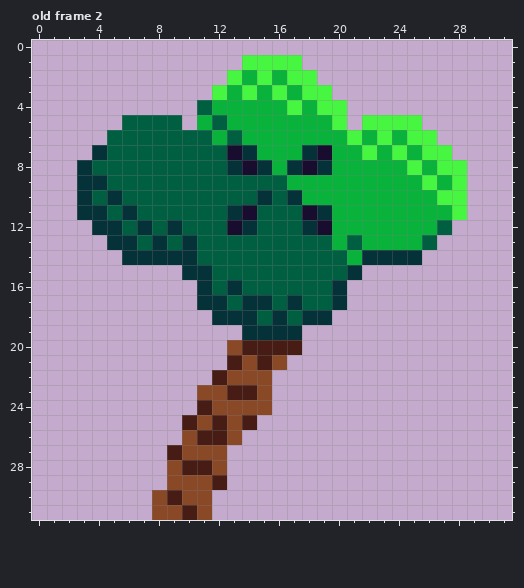
Two versions of one pixel-art file, MiniJam56Sky/Assets/Sprites/Environment/Tree.aseprite. That is the earlier state.
32x32 pixels, 2 frames. Shown: old frame 2.
The result:
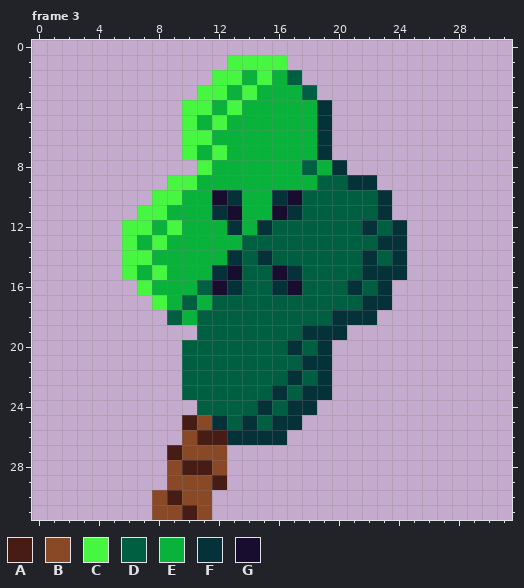
Palette (. is transparent): A #461c14  B #8a4926  C #47f641  D #005f41  E #08b23b  F #053239  G #180d2f
A new or re-ordered frame is compared with the old frame closest to it.
Change:
frames 2 -> 3
Changed rows in their new state; - is an unchanged pixel.
Frame 3 is new; against old frame 2, layer "Leaves":
first column x 3:
 1 ----------C---.-----------
 2 ---------C----D.----------
 3 --------C----E-D.---------
 4 -------CC-C---E-F.--------
 5 ---....C-C------F.-....---
 6 --.....CC-E-----F.......--
 7 -......CECEE---EF........-
 8 ........CEEEE-EDEF........
 9 ......CCEEEEEE--DDFF......
10 .....CCEEGFEEFGDDDDDF.....
11 ....CCEEEFGEEGFDDDDDF.....
12 -..CCECEEEFEF--DDDDFDF...-
13 --.CECEEEEE------D-DFF..--
14 ---CCEEEEEF-F-----D-D-.---
15 ---CECEEEFG--GF---DFFF----
16 ----CEEEDG---FG--DFDF-----
17 -----CEDED-DD-D--DDFF-----
18 ------DEDDDD-D-DDFFF------
19 --------DDDDDDDFFF--------
20 -------DDDDDDDFDF---------
21 -------DDDDDDDDFF---------
22 -------DDDDDDDFDF---------
23 -------DDDDDDFDFF---------
24 --------DDDDFDFF----------
25 ---------FDFDFF-----------
26 ----------FFFF------------
Pixel boxes of the changes (left, top, right, bottom) in both pictures:
changed: (77, 55, 467, 445)
